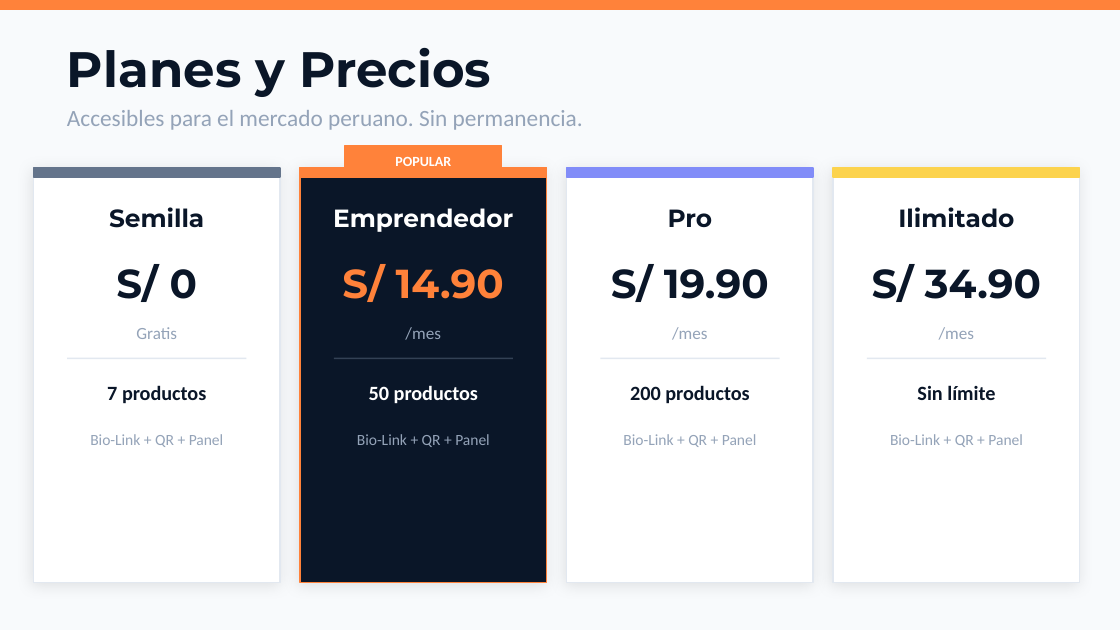
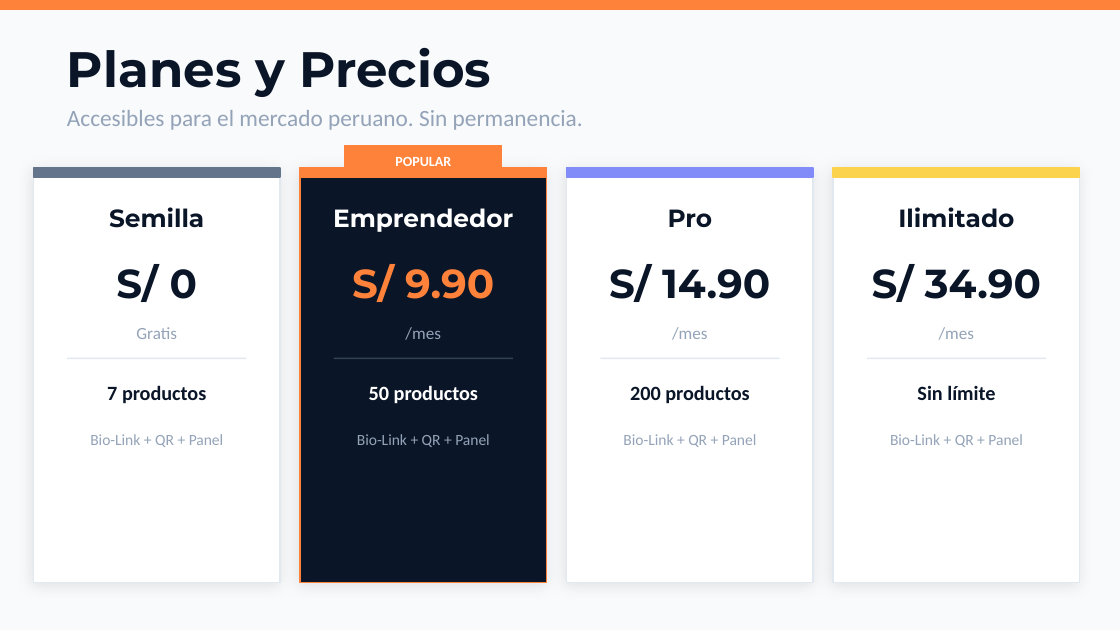
Before and after one commit to lovableprojectscx/Dizi, a slide deck: slide 6 of docs/negocio/Dizi_PitchDeck.pptx. Drawn at 1120x630 pixels with LibreOffice and Linux fonts; fonts in the diff are those of the drawing. Boxes give left, top, right and bottom in pixels: in the first picture for what was removed or moved away, otherwise in the second. Text is boxed around its words. In the diff, an @@ line names an element or a change of style, - is before the commit and + after.

```diff
--- a/docs/negocio/Dizi_PitchDeck.pptx
+++ b/docs/negocio/Dizi_PitchDeck.pptx
@@ text at [352, 264, 494, 302]: text changed @@
-S/ 14.90
+S/ 9.90
@@ text at [609, 264, 770, 302]: text changed @@
-S/ 19.90
+S/ 14.90
```
Also in this commit, not shown: 5 other files.
